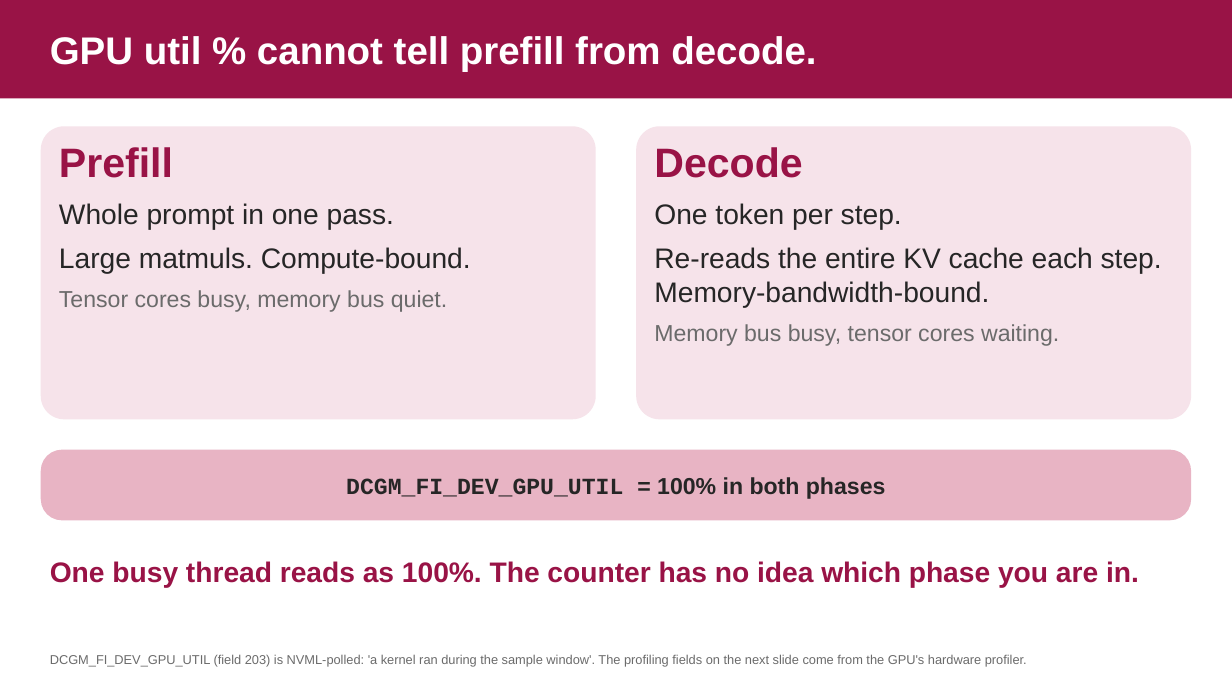
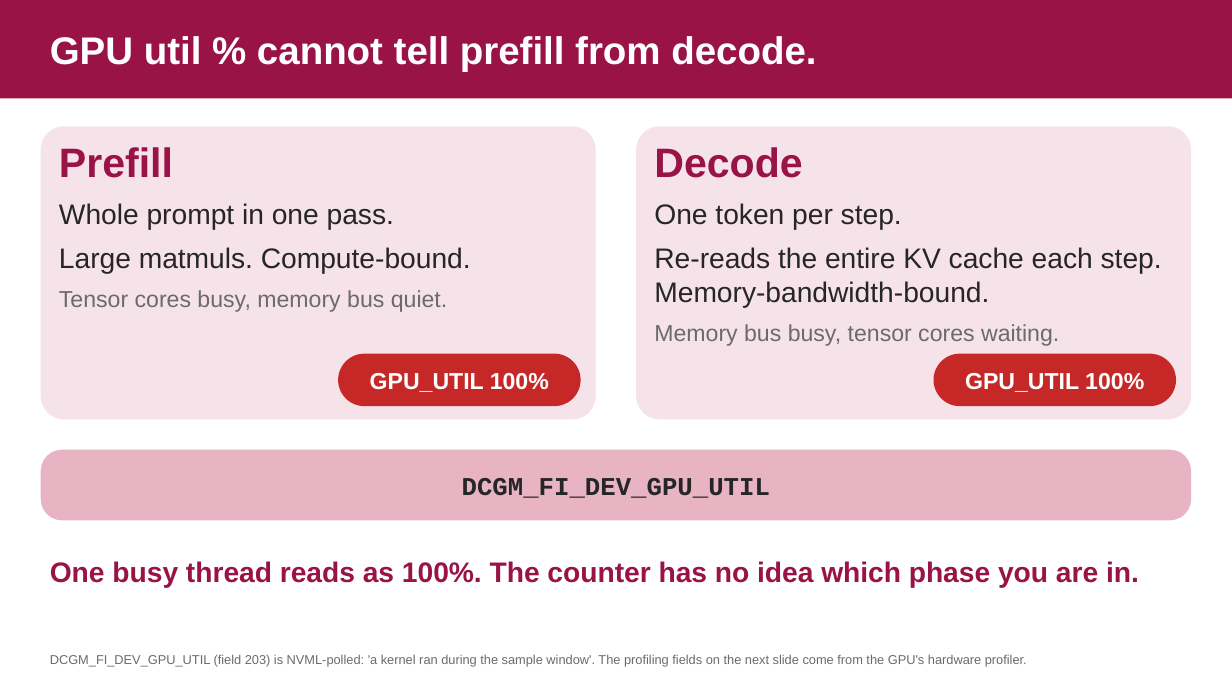
Before and after one commit to danilosilvase/gpu-observability-kubecon-na-2026, a slide deck: slide 6 of deck/kubecon-na-2026-v4.pptx. Drawn at 1232x693 pixels with LibreOffice and Linux fonts; fonts in the diff are those of the drawing; background and template pictures are left out. Boxes give left, top, right and bottom in pixels: in the first picture for what was removed or moved away, otherwise in the second. Text is boxed around its words. In the diff, an @@ line names an element or a change of style, - is before the commit and + after.

```diff
--- a/deck/kubecon-na-2026-v4.pptx
+++ b/deck/kubecon-na-2026-v4.pptx
@@ rounded rectangle added at [338,354,580,407], fill #C62828, 18 pt, text #FFFFFF, bold @@
+GPU_UTIL 100%
@@ rounded rectangle added at [933,354,1176,407], fill #C62828, 18 pt, text #FFFFFF, bold @@
+GPU_UTIL 100%
@@ text at [462,478,770,498]: text changed; size 18 to 20 pt @@
-DCGM_FI_DEV_GPU_UTIL = 100% in both phases
+DCGM_FI_DEV_GPU_UTIL
```
Also in this commit, not shown: 13 other slides changed, 3 other files.
